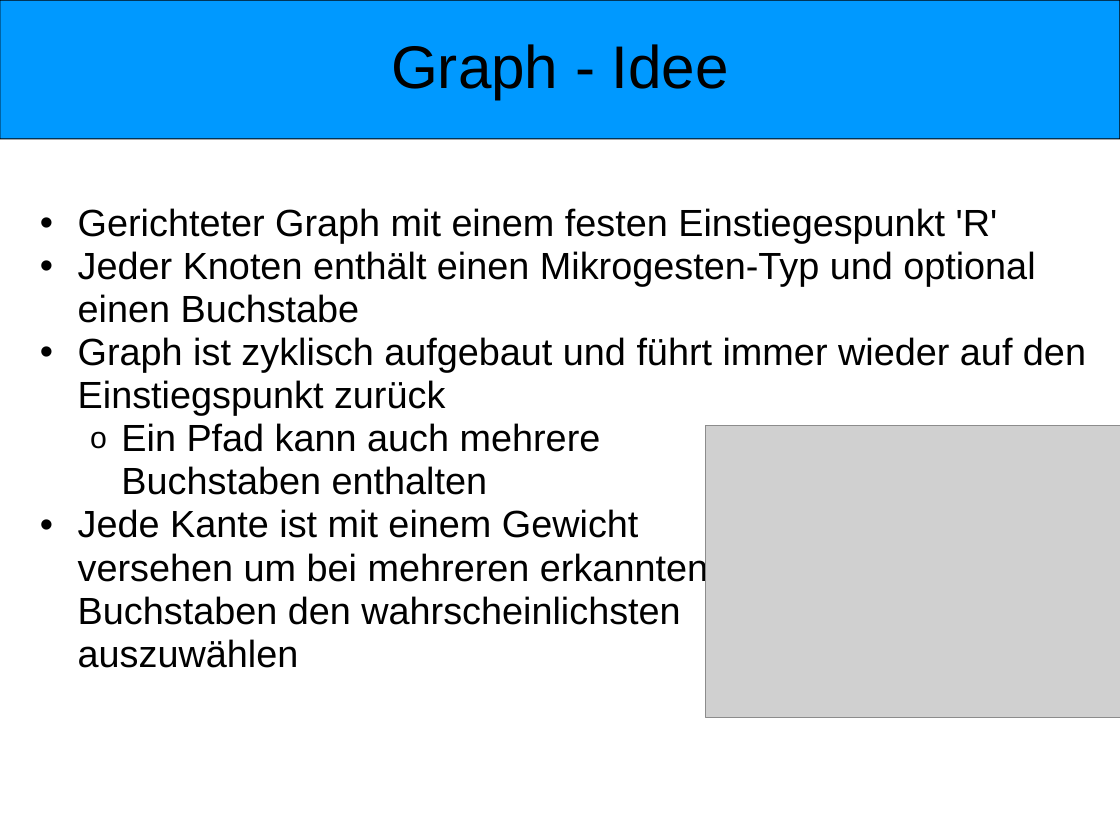
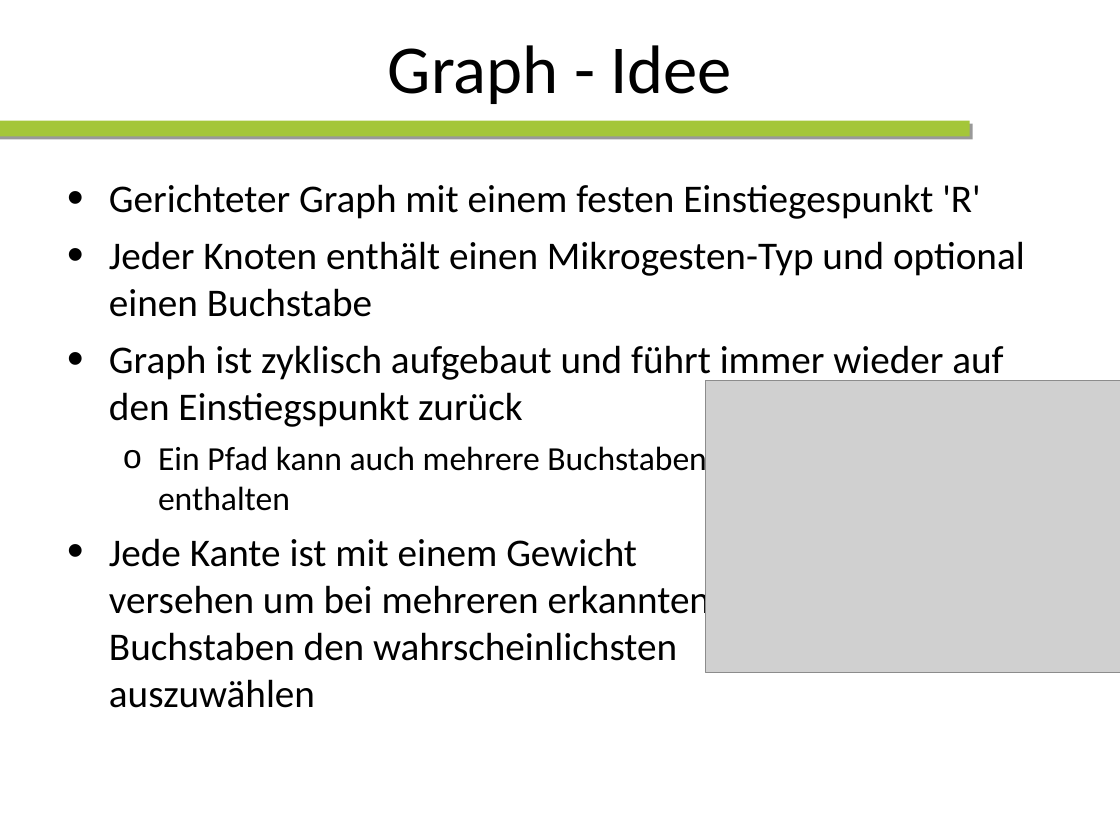
Before and after one commit to wtfc63/ba10-bsha-1, a slide deck: slide 13 of doc/presentation/presentation.ppt. Drawn at 1120x840 pixels with LibreOffice and Linux fonts; fonts in the diff are those of the drawing; grey boxes stand for pictures; background and template pictures are left out. Boxes give left, top, right and bottom in pixels: in the first picture for what was removed or moved away, otherwise in the second. Text is boxed around its words. In the diff, an @@ line names an element or a change of style, - is before the commit and + after.

```diff
--- a/doc/presentation/presentation.ppt
+++ b/doc/presentation/presentation.ppt
@@ rounded rectangle removed at (x1=0, y1=0, x2=1120, y2=139) @@
@@ title "Graph - Idee" at (x1=388, y1=45, x2=731, y2=104): size 43 to 49 pt, font Arial to Calibri; line spacing 0.95 to 1; vertical alignment top to middle @@
@@ rectangle added at (x1=0, y1=121, x2=970, y2=137), fill #A4C639 @@
@@ text "Gerichteter Graph mit einem festen ..." moved from (x1=78, y1=208, x2=1086, y2=668) to (x1=109, y1=184, x2=1025, y2=708) @@
@@ text "Gerichteter Graph mit einem festen ..." at (x1=109, y1=184, x2=1025, y2=708): size 27 to 28 pt in "Gerichteter Graph mit einem festen Einstiegespunkt 'R'", "Jeder Knoten enthält einen Mikrogesten-Typ und optional ...", "Graph ist zyklisch aufgebaut und führt immer ...", "Jede Kante ist mit einem Gewicht versehen ..."; font Arial to Calibri; size 27 to 24 pt in "Ein Pfad kann auch mehrere Buchstaben enthalten"; list level 2 to 1 in "Gerichteter Graph mit einem festen ..."; line spacing 0.95 to 1; list level 2 to 1 in "Jeder Knoten enthält einen Mikrogesten-Typ ..."; list level 2 to 1 in "Graph ist zyklisch aufgebaut und ..."; list level 3 to 2 in "Ein Pfad kann auch mehrere ..."; list level 2 to 1 in "Jede Kante ist mit einem ..." @@
@@ picture moved from (x1=706, y1=425, x2=1120, y2=718) to (x1=706, y1=381, x2=1120, y2=673) @@
```
Also in this commit, not shown: 25 other slides changed, 1 slide added, 1 slide removed.
